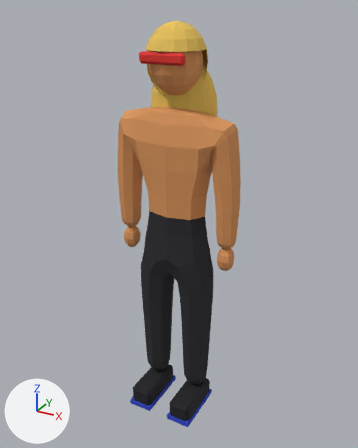
Before and after pictures for a commit that changed the glTF model public/models/webster.glb.
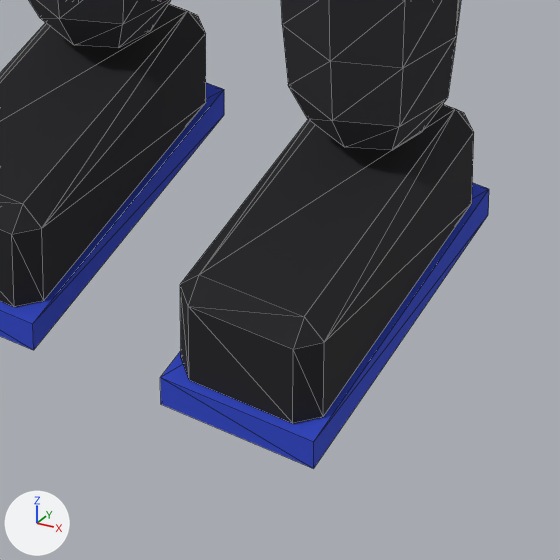
There are two pictures of each version: one whole from a 50 mm lens placed at (1.017, -1.828, 1.883), pointed at (0.009, 0.005, 0.966), one close up on the part from 41% to 62% of the width and 81% to 98% of the height. Lighting does not change. The marker at lower left points along +X, +Y and +Z. The first two pictures are the older version. The close-ups show mesh edges as thin lines. Vertices at exactly the same position are counted once.

Before the edit, the objects in view are built like this:
```python
me_webster = bpy.data.meshes.new('Webster')
me_webster.from_pydata(...)  # 962 vertices, 1863 faces; spans x -0.3..0.3, y -0.2..0.14, z -0.02..1.83
# faces by material slot: [900, 380, 44, 427, 88, 24]
me_webster.materials.append(mat_skin)  # orange #d9945a
me_webster.materials.append(mat_pants)  # black #25252b
me_webster.materials.append(mat_shades)  # red #e0322e
me_webster.materials.append(mat_haircolor)  # yellow #e8c25a
me_webster.materials.append(mat_shoe)  # black #18181d
me_webster.materials.append(mat_sole)  # blue #2b44c8
ob_webster = bpy.data.objects.new('Webster', me_webster)
ob_webster.location = (0.0, 0.0, 0.0)
```
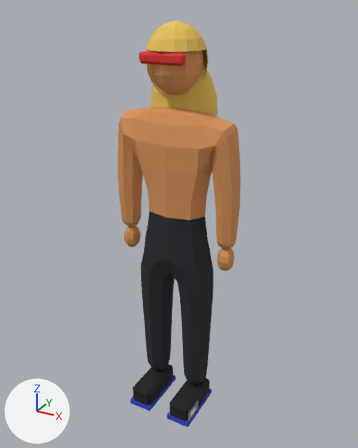
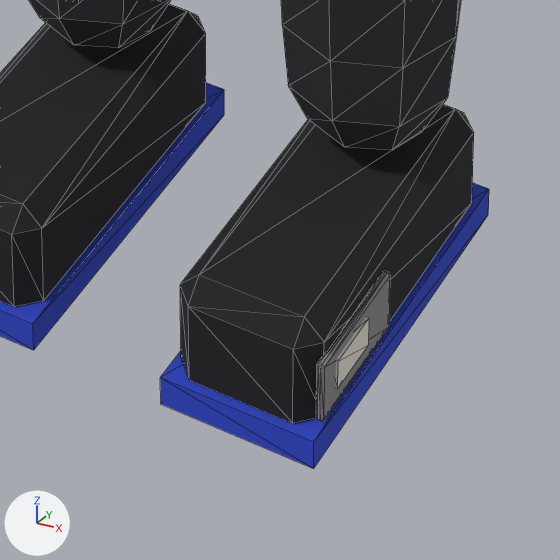
Changed parts and their boxes [x1, y1, x2, y2] in the close-ups (560 x 560 px):
```json
{"part": 1, "of": "me_webster", "change": "added", "after": [316, 271, 390, 421]}
{"part": 2, "of": "me_webster", "change": "added", "after": [335, 317, 369, 388]}
```

Scene script edits in JSON lines:
```json
{"op": "add", "block": "mat_wearscuff", "code": ["mat_wearscuff = principled_material('WearScuff')", "mat_wearscuff.base_color = (0.27, 0.262, 0.279)  # grey #8e8c90", "mat_wearscuff.roughness = 0.9"]}
{"op": "add", "block": "mat_wearhole", "code": ["mat_wearhole = principled_material('WearHole')", "mat_wearhole.base_color = (0.807, 0.776, 0.701)  # white #e8e4da", "mat_wearhole.roughness = 0.9"]}
{"block": "me_webster", "where": "# used by ob_webster; location = (0.0, 0.0, 0.0)"}
{"op": "remove", "block": "me_webster", "code": "me_webster.from_pydata(...)  # 962 vertices, 1863 faces; spans x -0.3..0.3, y -0.2..0.14, z -0.02..1.83"}
{"op": "add", "block": "me_webster", "code": "me_webster.from_pydata(...)  # 994 vertices, 1919 faces; spans x -0.3..0.3, y -0.2..0.14, z -0.02..1.83"}
{"block": "me_webster", "change": "me_webster part 1: the loose piece of 24 vertices spanning x 0.05..0.16, y -0.19..0.07, z 0.0..0.09 is copied, and the copy is scaled about its middle by (0.0394, 0.405, 0.614), then moved by (0.06, -0.08, 0.0), in mat_wearscuff (grey #8e8c90); it spans x 0.16..0.17, y -0.19..-0.09, z 0.02..0.07"}
{"block": "me_webster", "change": "me_webster part 2: a new loose piece, a box spanning x 0.164..0.172, y -0.1675..-0.1225, z 0.032..0.056, in mat_wearhole (white #e8e4da)"}
{"op": "add", "block": "me_webster", "code": "me_webster.materials.append(mat_wearscuff)  # grey #8e8c90"}
{"op": "add", "block": "me_webster", "code": "me_webster.materials.append(mat_wearhole)  # white #e8e4da"}
```
